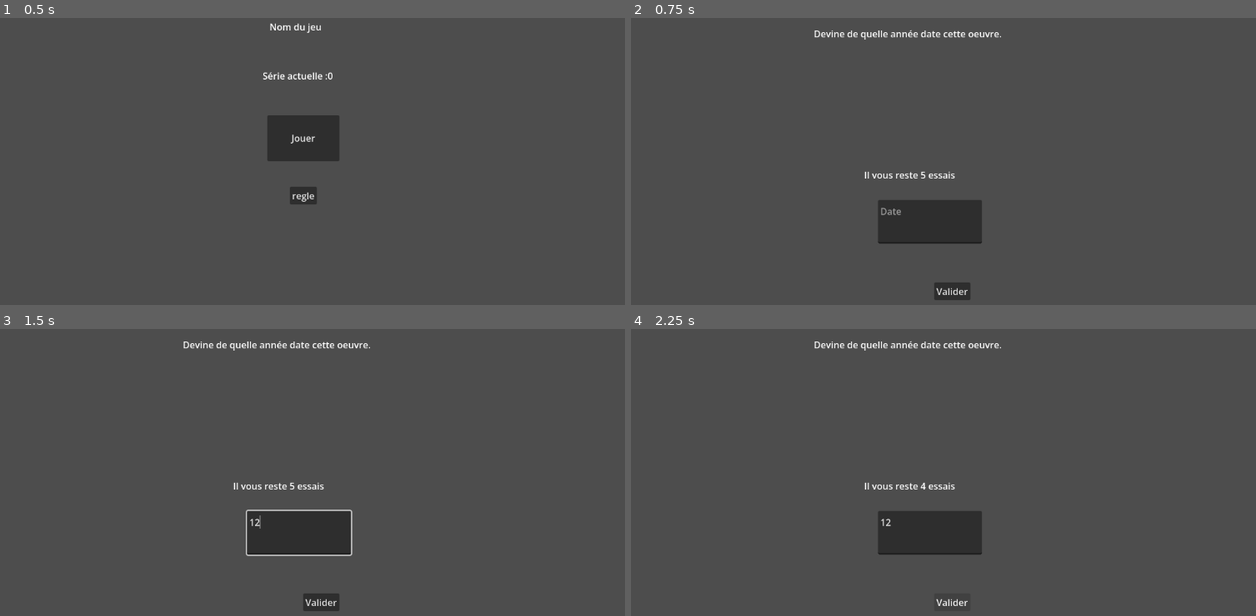
Above: before the commit, frames 1-4 (two rows, left to right).
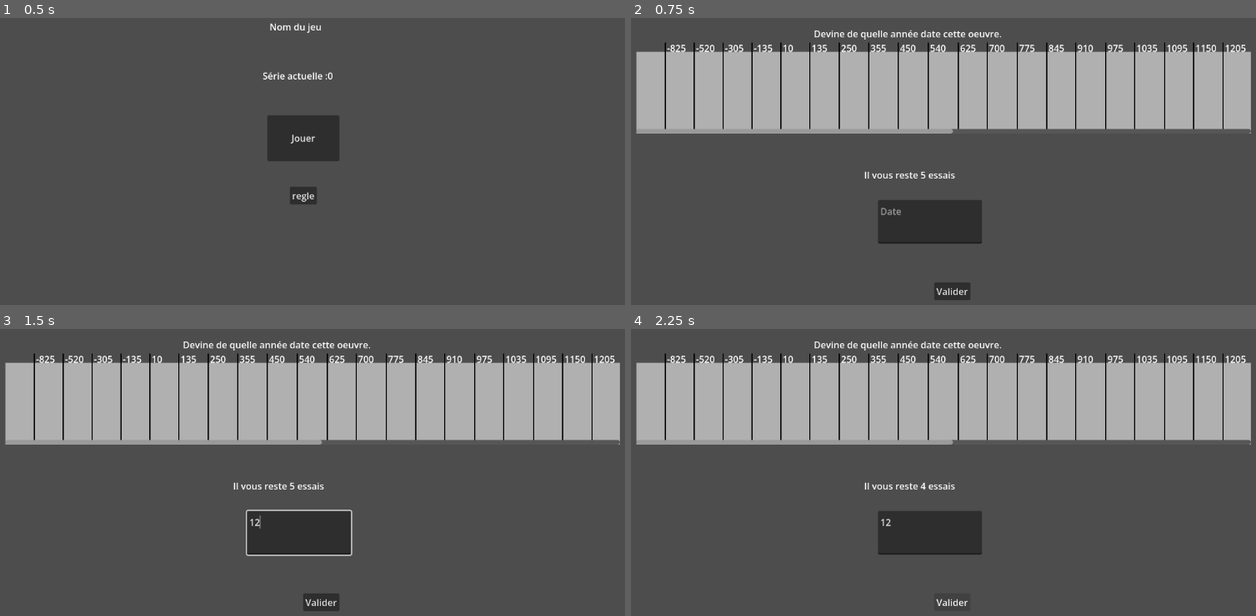
Above: after the commit, the same moments.

Repository: Alpagateau/sda
Game: Godot game, scene res://Scenes/main.tscn
The game is run twice, just before and just after one commit, with the same random seed, the same clock (stepped at 60 frames per second) and the same inputs.
Inputs (mouse positions are in pixels of both pictures, inside the frame that each line leads up to):
- Up to frame 1 (0.5 s): no input
- Up to frame 2 (0.75 s): click "Jouer" at 0.5 s
- Up to frame 3 (1.5 s): click (300, 532) at 1.27 s; type "12" at 1.35 s
- Up to frame 4 (2.25 s): click "Valider" at 2 s

Frame 1 is identical in both runs. In frame 2, 28% of the frame differs, in the area x 0-100%, y 8-41%; in frame 3, 28%; in frame 4, 28%.

Commit message:
Making the ruler work

Diff:
--- a/Scenes/main.tscn
+++ b/Scenes/main.tscn
@@ -3,6 +3,7 @@
 [ext_resource type="Script" uid="uid://du6f2mpdyke7e" path="res://Scenes/main_scene.gd" id="1_jjgbg"]
 [ext_resource type="Script" uid="uid://bs3yiu5n41ltt" path="res://Scenes/game.gd" id="2_8gbba"]
 [ext_resource type="Script" uid="uid://btvdm82lbfmho" path="res://Scenes/http_request.gd" id="2_jjvhh"]
+[ext_resource type="PackedScene" uid="uid://lkei4wt6usdg" path="res://Scenes/timeline.tscn" id="4_jjvhh"]
 
 [node name="Main" type="Control" unique_id=370660818]
 layout_mode = 3
@@ -22,6 +23,7 @@
 offset_bottom = 40.0
 
 [node name="TitleScreen" type="Control" parent="Menus" unique_id=306781003]
+visible = false
 anchors_preset = 0
 offset_right = 40.0
 offset_bottom = 40.0
@@ -91,11 +93,19 @@
 tu as perdu :)"
 
 [node name="Game" type="Control" parent="Menus" unique_id=1094142135]
-visible = false
 anchors_preset = 0
 offset_right = 40.0
 offset_bottom = 40.0
 script = ExtResource("2_8gbba")
+
+[node name="Timeline" parent="Menus/Game" unique_id=1544057268 instance=ExtResource("4_jjvhh")]
+layout_mode = 1
+offset_left = 31.0
+offset_top = 122.0
+offset_right = 1054.0
+offset_bottom = 187.0
+separation = 100
+text_height = 10
 
 [node name="GuessText" type="Label" parent="Menus/Game" unique_id=1123302638]
 layout_mode = 0
--- /dev/null
+++ b/Scenes/ruler.tscn
@@ -0,0 +1,14 @@
+[gd_scene format=3 uid="uid://d1a7tlbdakg01"]
+
+[ext_resource type="Script" uid="uid://bborwn14ky2ic" path="res://Scripts/ruler.gd" id="1_spdjd"]
+
+[node name="Ruler" type="Control" unique_id=1826143249]
+custom_minimum_size = Vector2(2073, 150)
+layout_mode = 3
+anchors_preset = 0
+size_flags_horizontal = 0
+size_flags_vertical = 0
+script = ExtResource("1_spdjd")
+continuity = 1
+min_year = -2000
+background_color = Color(0.69135684, 0.6913568, 0.69135684, 1)
--- /dev/null
+++ b/Scenes/sub_viewport.gd
@@ -0,0 +1,2 @@
+@tool
+extends SubViewport
--- a/Scenes/timeline.gd
+++ b/Scenes/timeline.gd
@@ -1,11 +1,4 @@
 extends Control
 
-enum Direction
-{
-	Horizontal,
-	Vectical
-}
-
-@export var alignment : Direction = Direction.Horizontal
 @export var separation : int = 100
 @export var text_height : int = 10
--- a/Scenes/timeline.tscn
+++ b/Scenes/timeline.tscn
@@ -1,82 +1,25 @@
 [gd_scene format=3 uid="uid://lkei4wt6usdg"]
 
 [ext_resource type="Script" uid="uid://c82ohnsrk35im" path="res://Scenes/timeline.gd" id="1_5kc13"]
-[ext_resource type="PackedScene" uid="uid://c0oxu4qoi7a2n" path="res://Scenes/text_marker.tscn" id="2_65cdy"]
+[ext_resource type="PackedScene" uid="uid://d1a7tlbdakg01" path="res://Scenes/ruler.tscn" id="2_65cdy"]
 
 [sub_resource type="StyleBoxEmpty" id="StyleBoxEmpty_65cdy"]
 
-[node name="Timeline" type="PanelContainer" unique_id=543020786]
-anchors_preset = 5
-anchor_left = 0.5
-anchor_right = 0.5
-offset_left = -576.0
-offset_right = 571.0
-offset_bottom = 227.0
+[node name="Timeline" type="ScrollContainer" unique_id=1544057268]
+anchors_preset = 14
+anchor_top = 0.5
+anchor_right = 1.0
+anchor_bottom = 0.5
+offset_top = -79.0
+offset_bottom = 79.0
 grow_horizontal = 2
+grow_vertical = 2
 size_flags_horizontal = 3
-size_flags_vertical = 0
 theme_override_styles/panel = SubResource("StyleBoxEmpty_65cdy")
+vertical_scroll_mode = 0
 script = ExtResource("1_5kc13")
 
-[node name="VBoxContainer" type="VBoxContainer" parent="." unique_id=1170472874]
+[node name="Ruler" parent="." unique_id=1826143249 instance=ExtResource("2_65cdy")]
 layout_mode = 2
-
-[node name="HSeparator" type="HSeparator" parent="VBoxContainer" unique_id=581408342]
-layout_mode = 2
-theme_override_constants/separation = 25
-
-[node name="ColorRect" type="ColorRect" parent="VBoxContainer" unique_id=1274917809]
-layout_mode = 2
-size_flags_vertical = 3
-
-[node name="Time Labels" type="HBoxContainer" parent="." unique_id=1000387115]
-layout_mode = 2
-
-[node name="VSeparator" type="VSeparator" parent="Time Labels" unique_id=1734775578]
-layout_mode = 2
-theme_override_constants/separation = 100
-
-[node name="HBoxContainer" parent="Time Labels" unique_id=1463066861 instance=ExtResource("2_65cdy")]
-layout_mode = 2
-
-[node name="VSeparator2" type="VSeparator" parent="Time Labels" unique_id=634791071]
-layout_mode = 2
-theme_override_constants/separation = 100
-
-[node name="HBoxContainer2" parent="Time Labels" unique_id=1755684124 instance=ExtResource("2_65cdy")]
-layout_mode = 2
-
-[node name="VSeparator3" type="VSeparator" parent="Time Labels" unique_id=353668317]
-layout_mode = 2
-theme_override_constants/separation = 100
-
-[node name="HBoxContainer3" parent="Time Labels" unique_id=1455432101 instance=ExtResource("2_65cdy")]
-layout_mode = 2
-
-[node name="VSeparator4" type="VSeparator" parent="Time Labels" unique_id=744296294]
-layout_mode = 2
-theme_override_constants/separation = 100
-
-[node name="HBoxContainer4" parent="Time Labels" unique_id=1848738232 instance=ExtResource("2_65cdy")]
-layout_mode = 2
-
-[node name="VSeparator5" type="VSeparator" parent="Time Labels" unique_id=1307677240]
-layout_mode = 2
-theme_override_constants/separation = 100
-
-[node name="HBoxContainer5" parent="Time Labels" unique_id=1643809645 instance=ExtResource("2_65cdy")]
-layout_mode = 2
-
-[node name="VSeparator6" type="VSeparator" parent="Time Labels" unique_id=1886255283]
-layout_mode = 2
-theme_override_constants/separation = 100
-
-[node name="HBoxContainer6" parent="Time Labels" unique_id=1641269880 instance=ExtResource("2_65cdy")]
-layout_mode = 2
-
-[node name="VSeparator7" type="VSeparator" parent="Time Labels" unique_id=1410175589]
-layout_mode = 2
-theme_override_constants/separation = 100
-
-[node name="HBoxContainer7" parent="Time Labels" unique_id=418736597 instance=ExtResource("2_65cdy")]
-layout_mode = 2
+continuity = 2
+color = Color(0, 0, 0, 1)
--- /dev/null
+++ b/Scripts/ruler.gd
@@ -0,0 +1,84 @@
+@tool
+extends Control
+class_name Ruler
+
+enum Direction
+{
+	Horizontal,
+	Vectical
+}
+enum Continuity
+{
+	Linear,
+	Logarithmic_1,
+	Logarithmic_2
+}
+
+@export_category("General Settings")
+@export var direction : Direction = Direction.Horizontal
+@export var continuity : Continuity = Continuity.Linear
+@export var min_year : int = -500
+@export var max_year : int = 2026
+@export var precision : int = 100
+@export var distance : float = 0.5
+
+@export_category("Visual")
+@export var stick_color : Color
+@export var background_color : Color
+@export var height : int = 150
+
+@export_tool_button("Redraw") var redraw : Callable = (func():
+	queue_redraw()
+	_ready()
+	)
+
+var width : float = 100
+
+func _ready() -> void:
+	width = year_to_pos(max_year+10) + 50
+	custom_minimum_size.x = width
+	custom_minimum_size.y = height
+	update_minimum_size()
+
+func draw_marker(year : int):
+	var origin : Vector2 = position + Vector2.RIGHT * year_to_pos(year)
+	draw_line(
+		origin,
+		origin + Vector2.DOWN * height,
+		stick_color,
+		2
+	)
+	draw_string(
+		ThemeDB.fallback_font,
+		origin + Vector2.DOWN * ThemeDB.fallback_font_size + Vector2.RIGHT * 3,
+		str(year)
+	)
+
+func year_to_pos(year : int) -> int:
+	var total_width : float = distance * (max_year - min_year)
+	var percent : float = float(year - min_year) / float(max_year - min_year)
+	match(continuity):
+		Continuity.Linear:
+			return int(lerp(0.0,total_width, percent))
+		Continuity.Logarithmic_1:
+			return int(lerp(0.0,lerp(0.0, total_width, percent), percent))
+		Continuity.Logarithmic_2:
+			return int(lerp(0.0,lerp(0.0, lerp(0.0, total_width, percent), percent), percent))
+		_:
+			return 0
+
+func _draw() -> void:
+	var current_year : int = min_year
+	var last_year : int = min_year
+	draw_rect(
+		Rect2(
+			position + Vector2.DOWN * ThemeDB.fallback_font_size,
+			get_rect().end
+		),
+		background_color
+	)
+	while current_year < max_year:
+		if(year_to_pos(current_year) - year_to_pos(last_year) >= distance * precision):
+			draw_marker(current_year)
+			last_year = current_year
+		current_year += 5
Not shown, added: Scenes/sub_viewport.gd.uid
Not shown, added: Scripts/ruler.gd.uid
